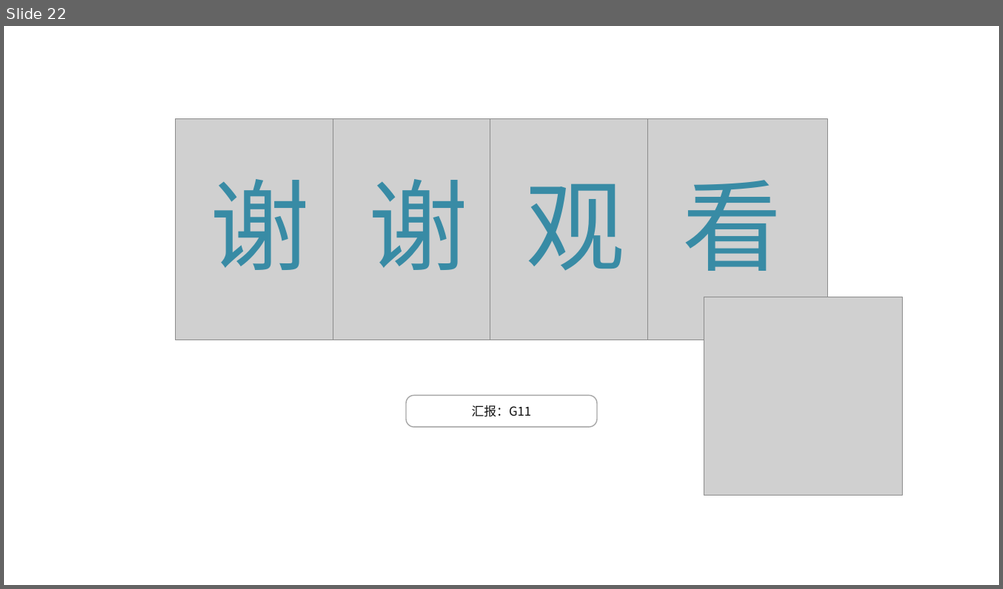
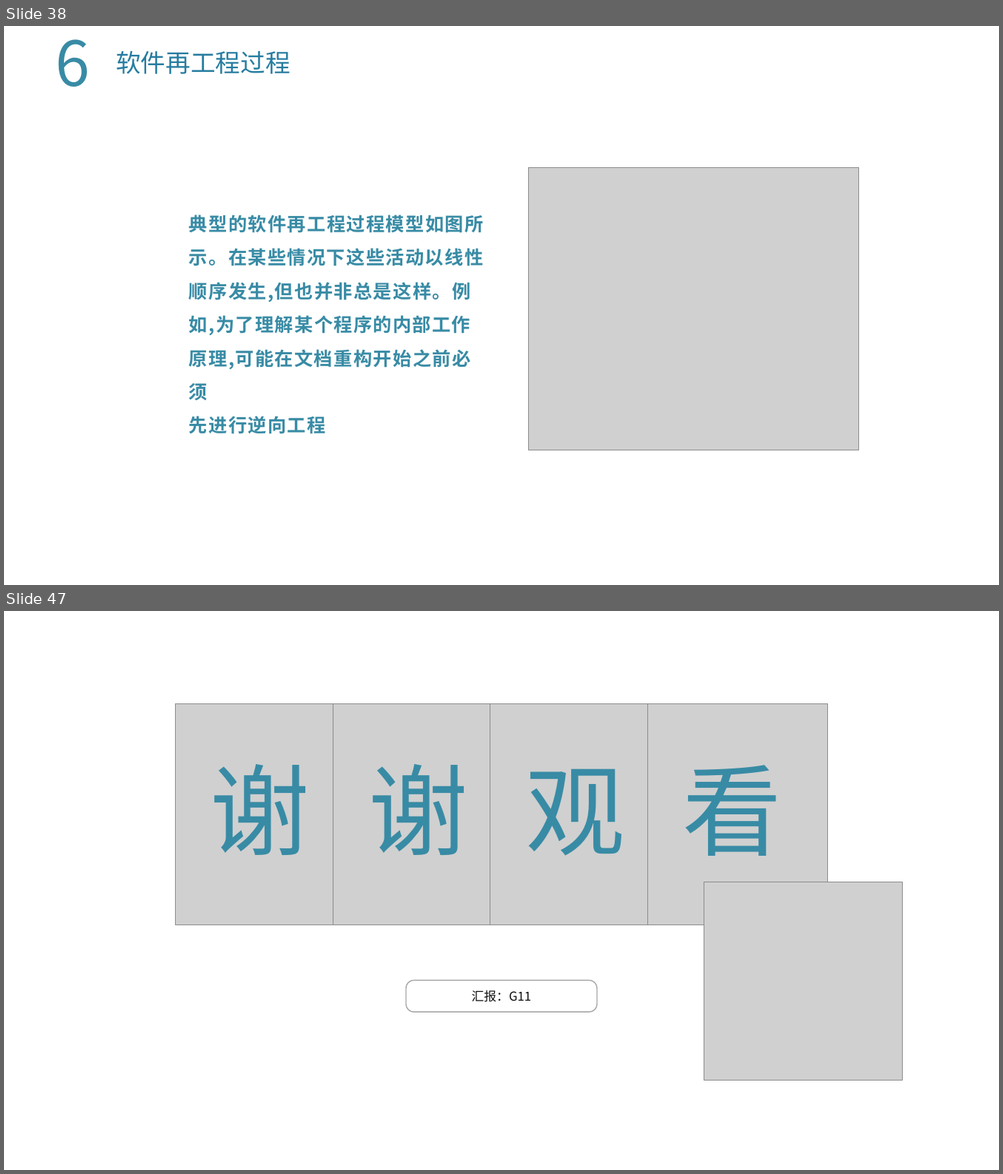
Before and after one commit to lenovo-wu/G11ZUCC, a slide deck: 翻转课堂2.pptx. Shown one above the other, each under a label of ours: slide 22 before the commit, slides 38 and 47 after it; the slides between them are not shown. The pictures are 1003x589 and 1003x1174 pixels, drawn with LibreOffice and Linux fonts; fonts in the diff are those of the drawing; grey boxes stand for pictures; background and template pictures are left out. Boxes give left, top, right and bottom in pixels: in the first picture for what was removed or moved away, otherwise in the second. Text is boxed around its words. In the diff, an @@ line names an element or a change of style, - is before the commit and + after.

```diff
--- a/翻转课堂2.pptx
+++ b/翻转课堂2.pptx
@@ slide 38 added at (4, 26, 999, 585), background picture (left out) @@
@@ text added at (55, 39, 90, 87), 60 pt, text #388BA5 @@
+6
@@ text added at (116, 51, 290, 74), 24 pt, text #267CA0 @@
+软件再工程过程
@@ picture added at (529, 168, 858, 451) @@
@@ text added at (189, 215, 483, 434), 18 pt, text #388BA5, bold @@
+典型的软件再工程过程模型如图所示。在某些情况下这些活动以线性顺序发生,但也并非总是这样。例如,为了理解某个程序的内部工作原理,可能在文档重构开始之前必须
+先进行逆向工程
@@ what was slide 22 is now slide 47 @@
```
Also in this commit, not shown: 20 slides changed, 24 other slides added.
